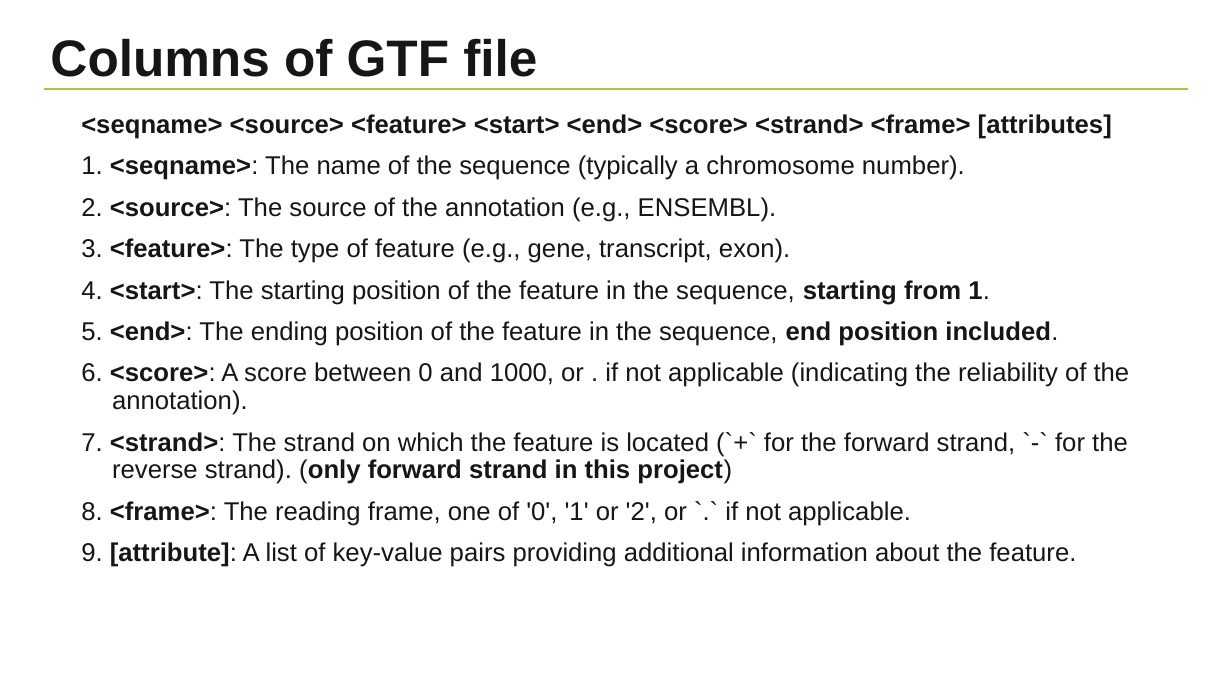
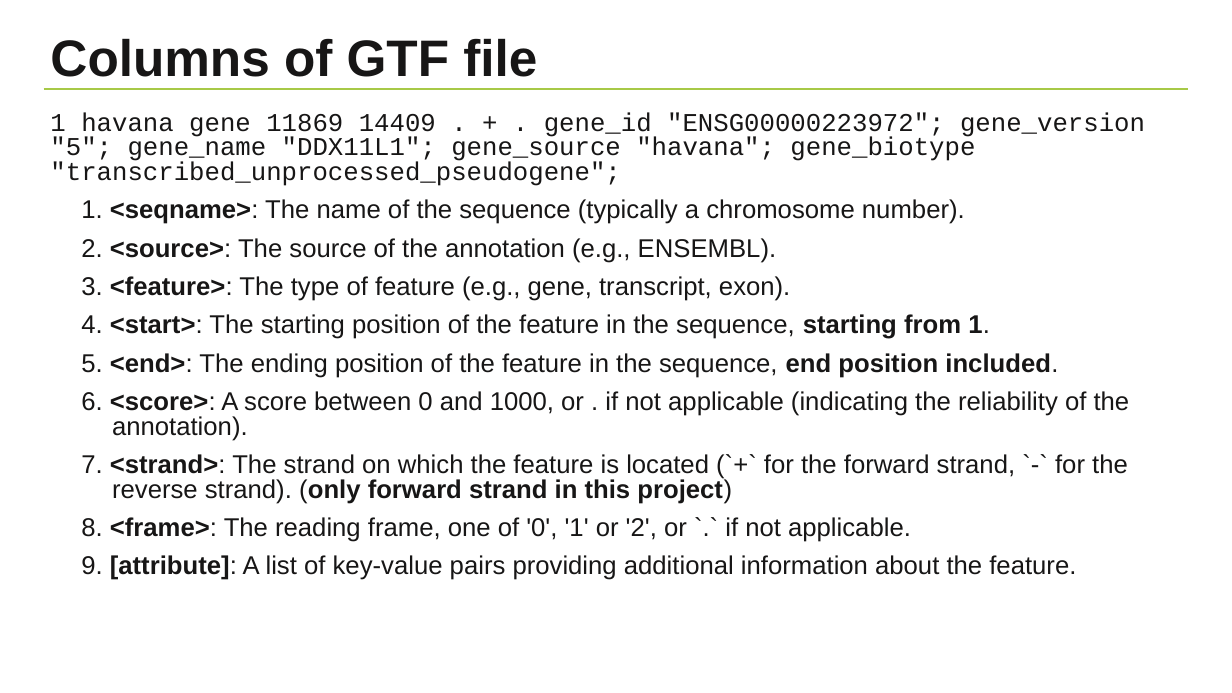
Before and after one commit to NBISweden/workshop-python, a slide deck: slide 12 of lectures/Project.pptx (slide 10 before the commit). Drawn at 1232x693 pixels with LibreOffice and Linux fonts; fonts in the diff are those of the drawing; background and template pictures are left out. Boxes give left, top, right and bottom in pixels: in the first picture for what was removed or moved away, otherwise in the second. Text is boxed around its words. In the diff, an @@ line names an element or a change of style, - is before the commit and + after.

Commit message:
feat(ht26): update project presentation

```diff
--- a/lectures/Project.pptx
+++ b/lectures/Project.pptx
@@ text at bbox=[50, 112, 1145, 186]: text changed; font Arial to Courier New; bold off @@
-<seqname> <source> <feature> <start> <end> <score> <strand> <frame> [attributes]
+1 havana gene 11869 14409 . + . gene_id "ENSG00000223972"; gene_version "5"; gene_name "DDX11L1"; gene_source "havana"; gene_biotype "transcribed_unprocessed_pseudogene";
@@ text at bbox=[81, 199, 1130, 580]: line spacing 0.9 to 0.8 @@
```
Also in this commit, not shown: 3 other slides changed, 1 slide added, 1 other file.
